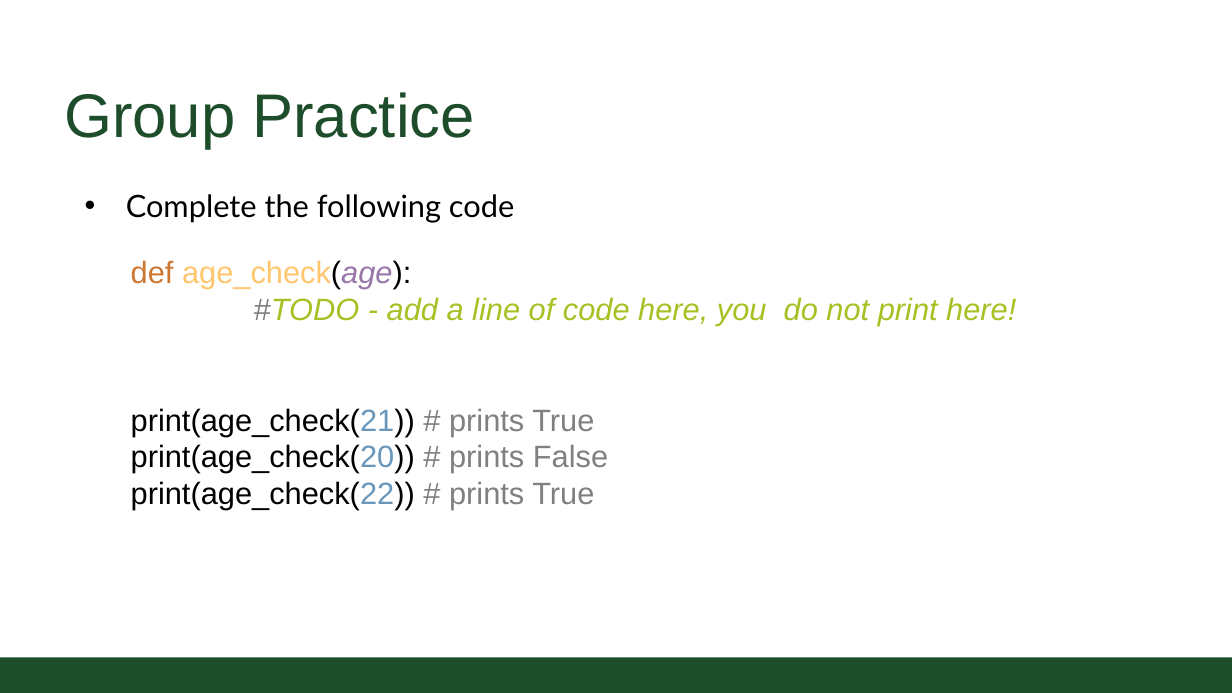
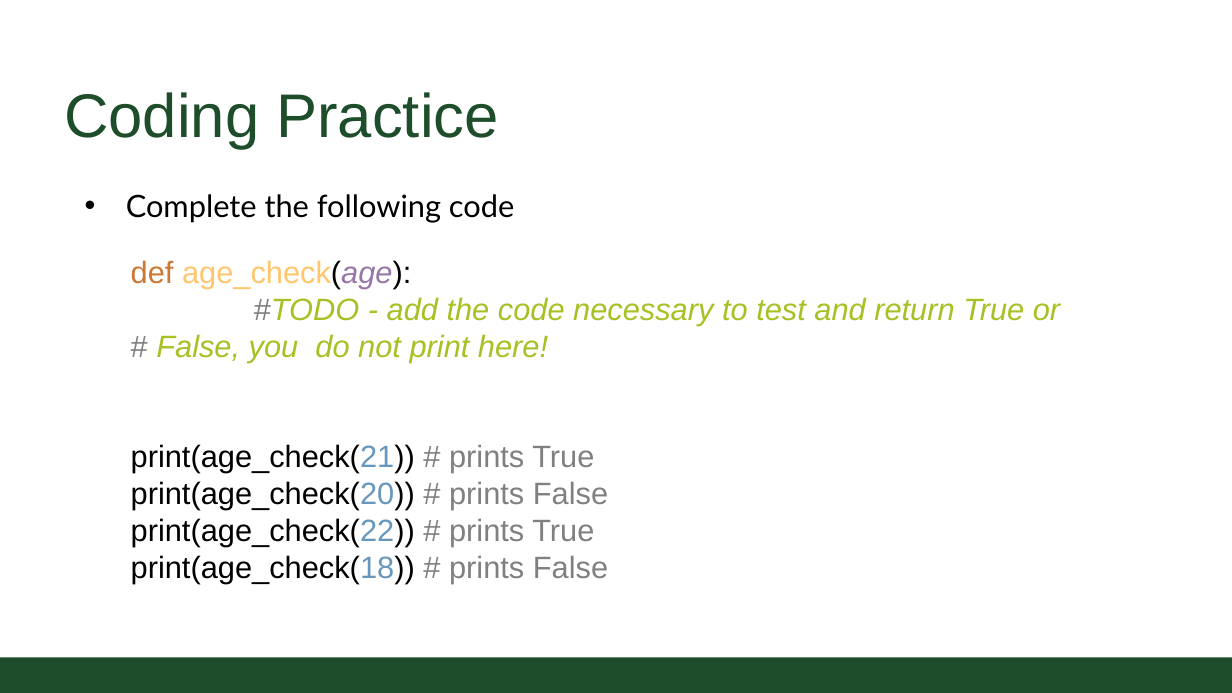
Before and after one commit to CSU-CS152/Handouts, a slide deck: slide 7 of 02_02ConditionalsCS152.pptx (slide 6 before the commit). Drawn at 1232x693 pixels with LibreOffice and Linux fonts; fonts in the diff are those of the drawing; background and template pictures are left out. Boxes give left, top, right and bottom in pixels: in the first picture for what was removed or moved away, otherwise in the second. Text is boxed around its words. In the diff, an @@ line names an element or a change of style, - is before the commit and + after.

```diff
--- a/02_02ConditionalsCS152.pptx
+++ b/02_02ConditionalsCS152.pptx
@@ title at (64,92,498,148): text changed @@
-Group Practice
+Coding Practice
@@ text at (131,260,1060,584): text changed @@
-def age_check(age):
-#TODO - add a line of code here, you do not print here!
-print(age_check(21)) # prints True
-print(age_check(20)) # prints False
-print(age_check(22)) # prints True
+def age_check(age):
+#TODO - add the code necessary to test and return True or # False, you do not print here!
+print(age_check(21)) # prints True
+print(age_check(20)) # prints False
+print(age_check(22)) # prints True
+print(age_check(18)) # prints False
```
Also in this commit, not shown: 6 other slides changed, 1 slide added, 5 other files.
